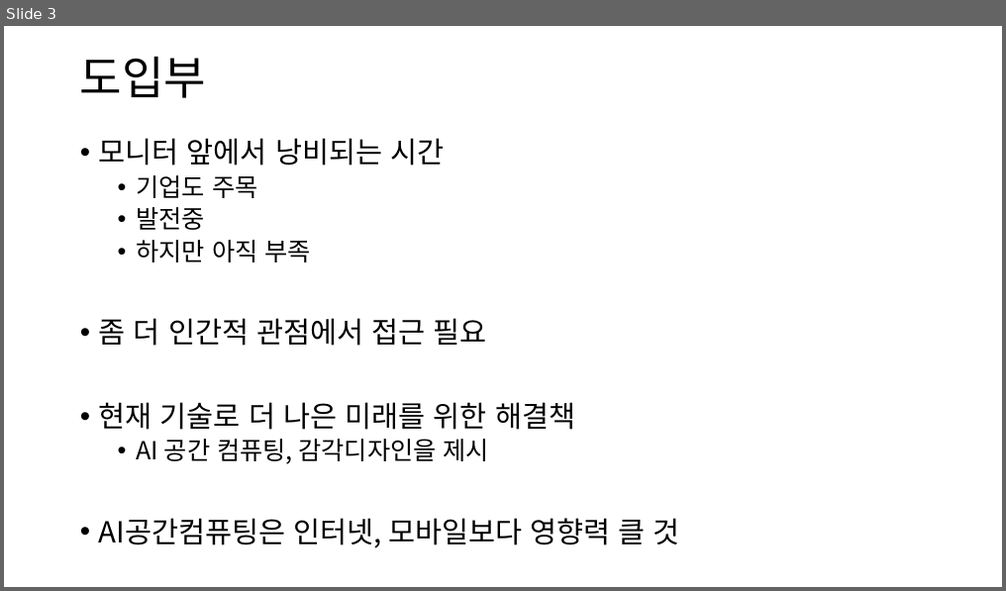
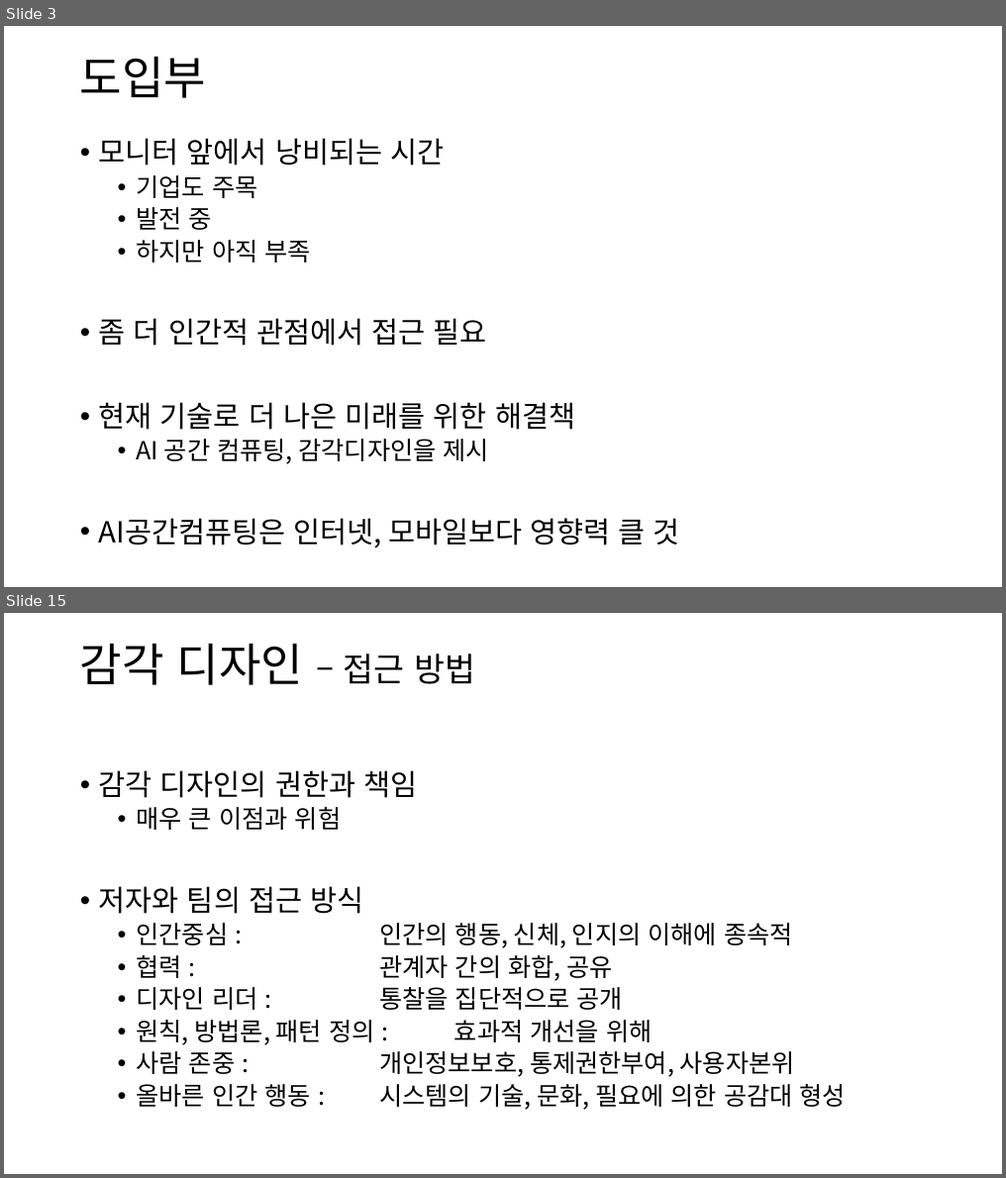
Before and after one commit to Niiok/inha_2021, a slide deck: Saturday/June12.pptm. Shown one above the other, each under a label of ours: slide 3 before the commit, slides 3 and 15 after it; the slides between them are not shown. The pictures are 1006x591 and 1006x1178 pixels, drawn with LibreOffice and Linux fonts; fonts in the diff are those of the drawing. Boxes give left, top, right and bottom in pixels: in the first picture for what was removed or moved away, otherwise in the second. Text is boxed around its words. In the diff, an @@ line names an element or a change of style, - is before the commit and + after.

```diff
--- a/Saturday/June12.pptm
+++ b/Saturday/June12.pptm
@@ slide 15 added at box(4, 613, 1002, 1174), background #FFFFFF @@
@@ title added at box(80, 643, 475, 685), 44 pt, text #000000 @@
+감각 디자인 – 접근 방법
@@ text added at box(99, 770, 846, 1110), 24 pt, text #000000 @@
+• 감각 디자인의 권한과 책임
+  • 매우 큰 이점과 위험
+• 저자와 팀의 접근 방식
+  • 인간중심 : 인간의 행동, 신체, 인지의 이해에 종속적
+  • 협력 : 관계자 간의 화합, 공유
+  • 디자인 리더 : 통찰을 집단적으로 공개
+  • 원칙, 방법론, 패턴 정의 : 효과적 개선을 위해
+  • 사람 존중 : 개인정보보호, 통제권한부여, 사용자본위
+  • 올바른 인간 행동 : 시스템의 기술, 문화, 필요에 의한 공감대 형성
@@ slide 3 changed as well @@
@@ text at box(137, 207, 212, 230): spaces changed @@
-  • 발전중
+  • 발전 중
```
Also in this commit, not shown: 2 other slides changed, 19 other slides added, 1 slide removed, 1 other file.
